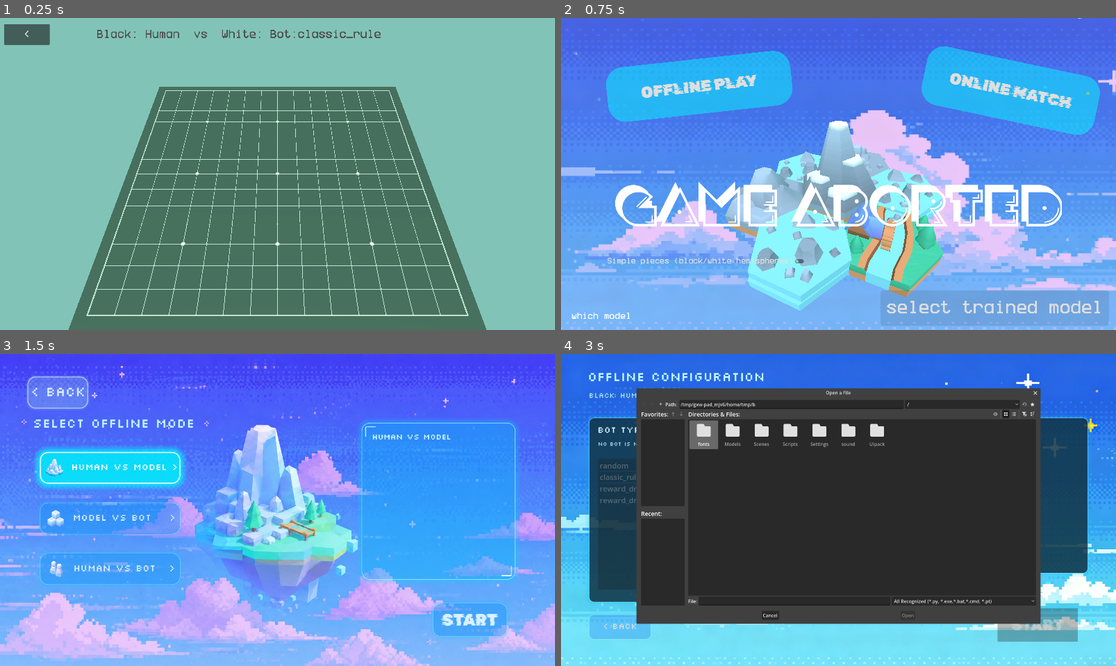
Above: before the commit, frames 1-4 (two rows, left to right).
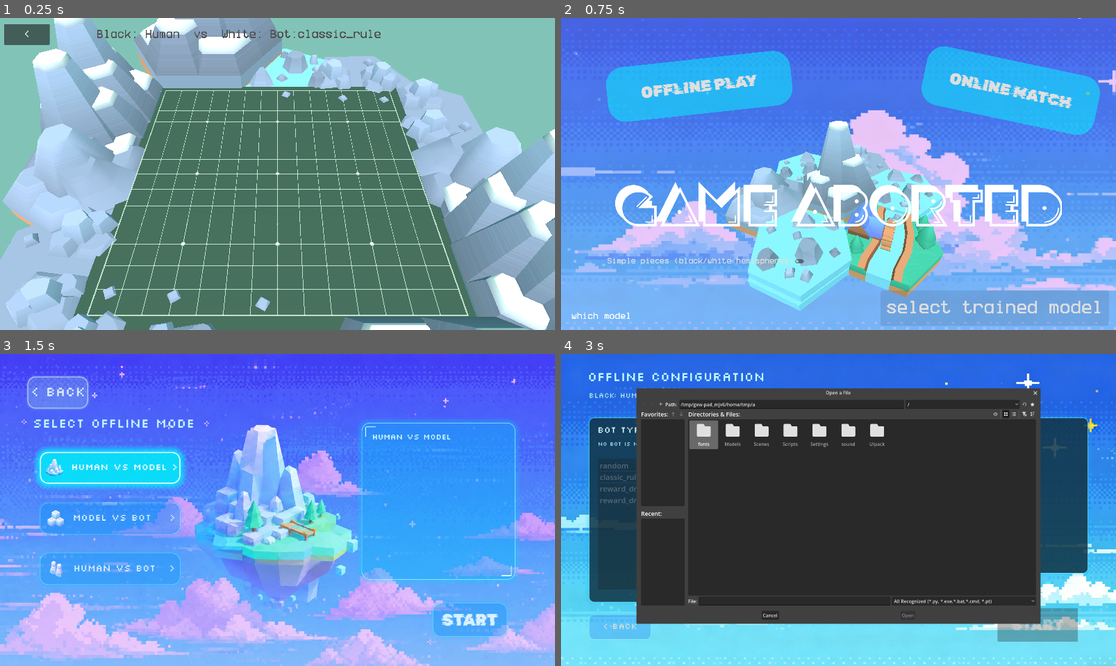
Above: after the commit, the same moments.

Repository: ghhufue/3dchess
Game: Godot game, scene res://Scenes/game.tscn
Two runs of this game, one before a commit and one after it. Both use one fixed random seed, a clock stepped at 60 frames per second and the inputs below. This scene is started directly instead of the project's main scene.
Inputs (mouse positions are in pixels of both pictures, inside the frame that each line leads up to):
- Up to frame 1 (0.25 s): no input
- Up to frame 2 (0.75 s): click "<" at 0.5 s
- Up to frame 3 (1.5 s): click "OFFLINE PLAY" at 1.25 s
- Up to frame 4 (3 s): click (1032, 619) at 2 s; click "SELECT PY / EXE / PT" at 2.75 s

The runs differ from the first frame. In frame 1, 38% of the frame differs, in the area x 0-100%, y 0-100%; in frame 2, nothing differs; in frame 3, nothing differs; in frame 4, less than 0.1%.

Commit message:
Fix offline local bot moves

Diff:
--- a/Scenes/game.tscn
+++ b/Scenes/game.tscn
@@ -7,6 +7,12 @@
 [ext_resource type="AudioStream" uid="uid://vygi8j0eys1p" path="res://sound/bo.mp3" id="7_1l0tm"]
 [ext_resource type="FontFile" uid="uid://hqpa84d2dqvp" path="res://fonts/Better VCR 9.0.1.ttf" id="7_v158k"]
 [ext_resource type="Script" uid="uid://b22xgtg0iug0s" path="res://Scripts/Camera/camera_rig.gd" id="9_h4fw4"]
+[ext_resource type="PackedScene" uid="uid://ccbe7ciawotll" path="res://Models/GLB format/stone-mountain.glb" id="11_o5yvi"]
+[ext_resource type="PackedScene" uid="uid://brds8hu7n3vr3" path="res://Models/GLB format/stone-rocks.glb" id="12_rfjv2"]
+[ext_resource type="PackedScene" uid="uid://cy1pke36gftu4" path="res://Models/GLB format/stone-hill.glb" id="13_1phco"]
+[ext_resource type="PackedScene" uid="uid://drb7kk7pvxbqo" path="res://Models/GLB format/water-rocks.glb" id="14_1phco"]
+[ext_resource type="PackedScene" uid="uid://cscwqd6fc1q2w" path="res://Models/GLB format/unit-wall-tower.glb" id="15_nnt18"]
+[ext_resource type="PackedScene" uid="uid://cu0auld54178l" path="res://Models/GLB format/unit-tree.glb" id="16_ewbju"]
 [ext_resource type="AudioStream" uid="uid://c2mkqro1rgnmq" path="res://sound/people.mp3" id="17_ewbju"]
 [ext_resource type="Script" path="res://Scripts/Providers/online_match_client.gd" id="18_online_match"]
 [ext_resource type="Script" path="res://Scripts/Visual/Linemesh_instance_3d.gd" id="19_board_grid"]
@@ -97,6 +103,62 @@
 [node name="OnlineMatchClient" type="Node" parent="Manager" unique_id=1412186853]
 script = ExtResource("18_online_match")
 
+[node name="BG" type="Node3D" parent="."]
+
+[node name="BO" type="Node3D" parent="BG" unique_id=2029416543]
+transform = Transform3D(1, 0, 0, 0, 1, 0, 0, 0, 1, 0.05154419, 0, 0)
+
+[node name="stone-mountain2" parent="BG/BO" unique_id=1574493442 instance=ExtResource("11_o5yvi")]
+transform = Transform3D(6, 0, 0, 0, 6, 0, 0, 0, 6, -3.824315, -1.1260409, 0.7399602)
+
+[node name="stone-mountain3" parent="BG/BO" unique_id=565898342 instance=ExtResource("11_o5yvi")]
+transform = Transform3D(2.9999998, 0, 5.1961527, 0, 6, 0, -5.1961527, 0, 2.9999998, -3.758678, -1.6812236, 3.7854004)
+
+[node name="stone-mountain4" parent="BG/BO" unique_id=447339354 instance=ExtResource("11_o5yvi")]
+transform = Transform3D(7.7942286, 0, 4.5, 0, 9, 0, -4.5, 0, 7.7942286, 1.5739179, -0.9537878, -5.3757863)
+
+[node name="stone-rocks2" parent="BG/BO" unique_id=1317724658 instance=ExtResource("12_rfjv2")]
+transform = Transform3D(6, 0, 0, 0, 6, 0, 0, 0, 6, -2.0617788, -1.3711343, 11.47439)
+
+[node name="stone-rocks3" parent="BG/BO" unique_id=1470511686 instance=ExtResource("12_rfjv2")]
+transform = Transform3D(0.1310978, 0, -5.9985676, 0, 6, 0, 5.9985676, 0, 0.1310978, 1.286, -1.365, 14.897)
+
+[node name="stone-hill2" parent="BG/BO" unique_id=654204119 instance=ExtResource("13_1phco")]
+transform = Transform3D(6, 0, 0, 0, 6, 0, 0, 0, 6, -3.4863892, -1.3112538, 6.377756)
+
+[node name="unit-tree2" parent="BG/BO" unique_id=109163845 instance=ExtResource("16_ewbju")]
+transform = Transform3D(5, 0, 0, 0, 5, 0, 0, 0, 5, 1.5272353, 8.813768, -5.3819556)
+
+[node name="water-rocks2" parent="BG/BO" unique_id=650208454 instance=ExtResource("14_1phco")]
+transform = Transform3D(-3.0000005, 0, 5.196152, 0, 6, 0, -5.196152, 0, -3.0000005, 7.0025697, -0.7624029, -2.5914388)
+
+[node name="BO2" type="Node3D" parent="BG" unique_id=1463442540]
+transform = Transform3D(-1, 0, -8.742278e-08, 0, 1, 0, 8.742278e-08, 0, -1, 13, 0, 13)
+
+[node name="stone-mountain2" parent="BG/BO2" unique_id=754731253 instance=ExtResource("11_o5yvi")]
+transform = Transform3D(6, 0, 0, 0, 6, 0, 0, 0, 6, -3.824315, -1.1260409, 0.7399602)
+
+[node name="stone-mountain3" parent="BG/BO2" unique_id=980077475 instance=ExtResource("11_o5yvi")]
+transform = Transform3D(2.9999998, 0, 5.1961527, 0, 6, 0, -5.1961527, 0, 2.9999998, -3.758678, -1.6812236, 3.7854004)
+
+[node name="stone-mountain4" parent="BG/BO2" unique_id=2119125265 instance=ExtResource("11_o5yvi")]
+transform = Transform3D(7.7942286, 0, 4.5, 0, 9, 0, -4.5, 0, 7.7942286, 1.5739179, -0.9537878, -5.3757863)
+
+[node name="stone-rocks2" parent="BG/BO2" unique_id=352194859 instance=ExtResource("12_rfjv2")]
+transform = Transform3D(6, 0, 0, 0, 6, 0, 0, 0, 6, -2.0617788, -1.3711343, 11.47439)
+
+[node name="stone-rocks3" parent="BG/BO2" unique_id=433375533 instance=ExtResource("12_rfjv2")]
+transform = Transform3D(0.1310978, 0, -5.9985676, 0, 6, 0, 5.9985676, 0, 0.1310978, 1.286, -1.365, 14.897)
+
+[node name="stone-hill2" parent="BG/BO2" unique_id=1837746926 instance=ExtResource("13_1phco")]
+transform = Transform3D(6, 0, 0, 0, 6, 0, 0, 0, 6, -3.4863892, -1.3112538, 6.377756)
+
+[node name="water-rocks3" parent="BG/BO2" unique_id=1613390640 instance=ExtResource("14_1phco")]
+transform = Transform3D(-2.9999993, 0, 5.196153, 0, 6, 0, -5.196153, 0, -2.9999993, 7.079809, -0.7624029, -2.499714)
+
+[node name="unit-wall-tower2" parent="BG/BO2" unique_id=472685547 instance=ExtResource("15_nnt18")]
+transform = Transform3D(-5, 0, 4.371139e-07, 0, 5, 0, -4.371139e-07, 0, -5, 1.5908289, 8.795767, -5.3414392)
+
 [node name="CameraRig" type="Node3D" parent="." unique_id=1946414270]
 transform = Transform3D(1, 0, 0, 0, 1, 0, 0, 0, 1, 6.4872146, 0, 6.514561)
 script = ExtResource("9_h4fw4")
--- a/Scripts/Gameplay/game_controller.gd
+++ b/Scripts/Gameplay/game_controller.gd
@@ -40,6 +40,7 @@
 	_reset_game()
 	_connect_nodes()
 	_configure_ui()
+	call_deferred("_warm_up_local_services")
 
 func _reset_game() -> void:
 	board.clear()
@@ -120,11 +121,23 @@
 	if Global.game_mode == "online_model_vs_model":
 		_start_online_match()
 
+
+func _warm_up_local_services() -> void:
+	if Global.game_mode == "online_model_vs_model":
+		return
+	if local_move_provider == null or not local_move_provider.has_method("warm_up_services"):
+		return
+
+	await local_move_provider.warm_up_services([
+		_player_type_for_player(BLACK),
+		_player_type_for_player(WHITE),
+	])
+
 func _on_abort_pressed() -> void:
 	_end_game("Game aborted")
 
 func _on_cell_clicked(row: int, col: int) -> void:
-	if game_over:
+	if game_over or ai_waiting:
 		return
 	if Global.game_mode == "online_model_vs_model":
 		return
@@ -132,11 +145,22 @@
 		return
 
 	var player := current_player
-	await _try_apply_move(row, col, player)
+	call_deferred("_handle_human_cell_clicked", row, col, player)
+
+
+func _handle_human_cell_clicked(row: int, col: int, player: int) -> void:
+	if game_over or ai_waiting:
+		return
+	if player != current_player:
+		return
+	if _player_type_for_player(player) != "human":
+		return
+
+	_try_apply_move(row, col, player)
 
 	if not game_over:
 		current_player = -player
-		_request_local_player_for_current_player()
+		await _request_local_player_for_current_player()
 
 func _on_next_step_pressed() -> void:
 	if Global.game_mode != "bot_vs_bot_step":
@@ -147,7 +171,7 @@
 	if _player_type_for_player(current_player) == "human":
 		return
 
-	_request_local_player_for_current_player()
+	call_deferred("_request_local_player_for_current_player")
 
 func _request_local_player_for_current_player() -> void:
 	if game_over or ai_waiting:
@@ -175,7 +199,7 @@
 		pending_ai_player = EMPTY
 		return
 
-	local_move_provider.request_move(
+	await local_move_provider.request_move(
 		board,
 		current_player,
 		player_type,
@@ -203,7 +227,7 @@
 		player = current_player
 	pending_ai_player = EMPTY
 
-	await _try_apply_move(row, col, player)
+	_try_apply_move(row, col, player)
 	if not game_over:
 		current_player = -player
 
@@ -449,7 +473,7 @@
 
 	if local_move_provider != null and local_move_provider.has_method("request_move"):
 		ai_waiting = true
-		local_move_provider.request_move(
+		await local_move_provider.request_move(
 			board,
 			current_player,
 			"model",
--- a/Scripts/Providers/local_http_move_provider.gd
+++ b/Scripts/Providers/local_http_move_provider.gd
@@ -12,11 +12,24 @@
 @export_group("Service Startup")
 @export var auto_start_services := true
 @export var python_command := "python"
-@export var startup_poll_attempts := 12
+@export var startup_poll_attempts := 40
 @export var startup_poll_interval := 0.25
+@export var request_timeout_sec := 5.0
 
 var _awakened_bots: Dictionary = {}
 var _started_services: Dictionary = {}
+
+func warm_up_services(player_types: Array) -> void:
+	var service_types := {}
+	for player_type in player_types:
+		var resolved_type := str(player_type).strip_edges().to_lower()
+		if resolved_type == PLAYER_TYPE_BOT:
+			service_types[PLAYER_TYPE_BOT] = _trim_trailing_slash(bot_bridge_endpoint)
+		elif resolved_type == PLAYER_TYPE_MODEL:
+			service_types[PLAYER_TYPE_MODEL] = _trim_trailing_slash(model_endpoint)
+
+	for service_type in service_types.keys():
+		await _ensure_service_ready(str(service_type), str(service_types[service_type]))
 
 
 func request_move(
@@ -154,18 +167,36 @@
 		_:
 			return
 
-	_start_hidden_process(working_dir, python_command, args)
-
-
-func _start_hidden_process(working_dir: String, command: String, args: PackedStringArray) -> void:
+	var log_prefix := "godot_%s_service" % service_type
+	_start_hidden_process(working_dir, _resolve_python_command(), args, workspace_root, log_prefix)
+
+
+func _resolve_python_command() -> String:
+	var configured := python_command.strip_edges()
+	if configured != "":
+		return configured
+	return "python"
+
+
+func _start_hidden_process(
+	working_dir: String,
+	command: String,
+	args: PackedStringArray,
+	workspace_root: String,
+	log_prefix: String
+) -> void:
 	var escaped_args := PackedStringArray()
 	for arg in args:
 		escaped_args.append("'%s'" % _escape_powershell_single_quoted(arg))
 
-	var ps_command := "Start-Process -WindowStyle Hidden -WorkingDirectory '%s' -FilePath '%s' -ArgumentList @(%s)" % [
+	var stdout_path := workspace_root.path_join("%s.out.log" % log_prefix)
+	var stderr_path := workspace_root.path_join("%s.err.log" % log_prefix)
+	var ps_command := "Start-Process -WindowStyle Hidden -WorkingDirectory '%s' -FilePath '%s' -ArgumentList @(%s) -RedirectStandardOutput '%s' -RedirectStandardError '%s'" % [
 		_escape_powershell_single_quoted(working_dir),
 		_escape_powershell_single_quoted(command),
-		",".join(escaped_args)
+		",".join(escaped_args),
+		_escape_powershell_single_quoted(stdout_path),
+		_escape_powershell_single_quoted(stderr_path)
 	]
 	var ps_args := PackedStringArray(["-NoProfile", "-ExecutionPolicy", "Bypass", "-Command", ps_command])
 	OS.create_process("powershell", ps_args)
@@ -177,6 +208,7 @@
 
 func _request_json(url: String, method: int, payload := {}) -> Dictionary:
 	var http := HTTPRequest.new()
+	http.timeout = request_timeout_sec
 	add_child(http)
 
 	var body := ""
